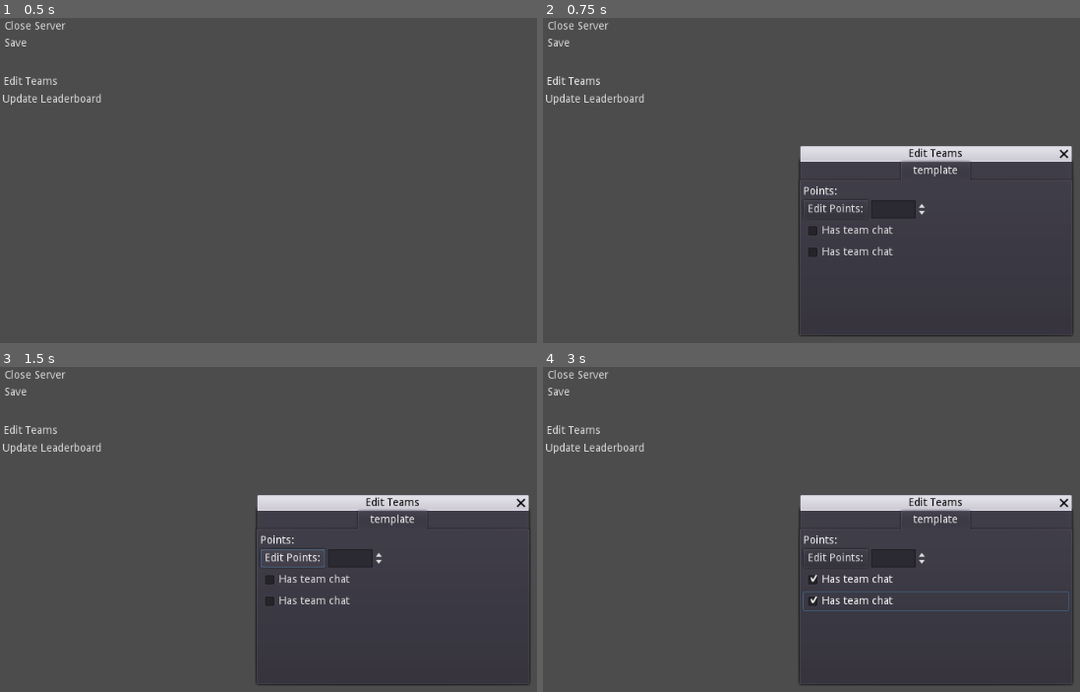
Above: before the commit, frames 1-4 (two rows, left to right).
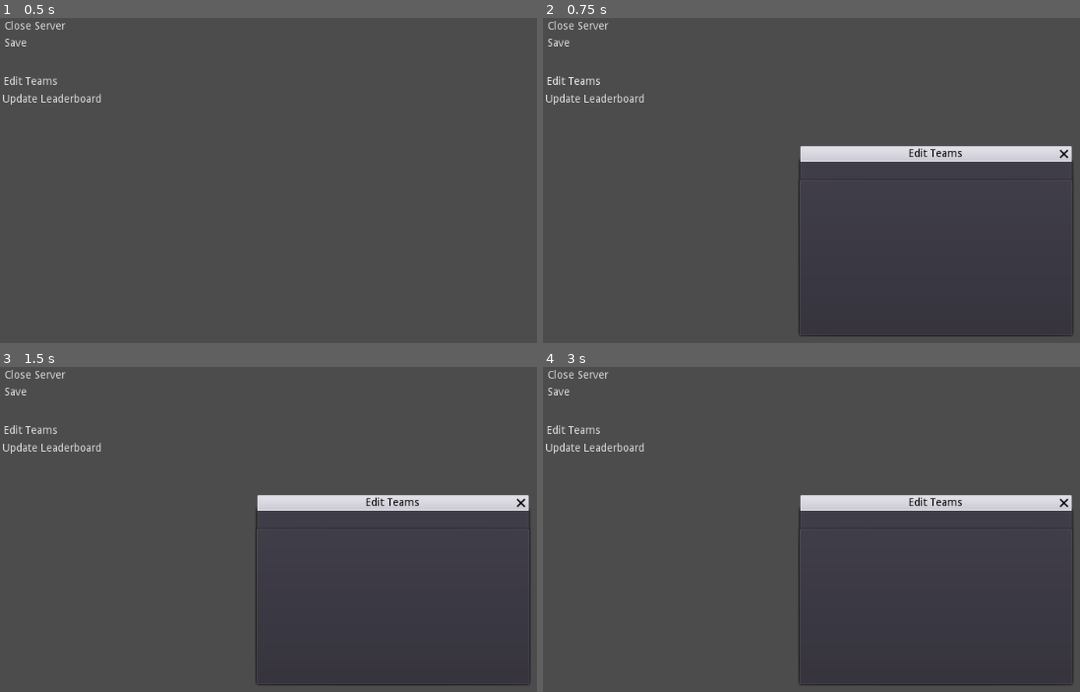
Above: after the commit, the same moments.

Repository: kiesenverseist/discord-game
Game: Godot game, scene res://remote_server/RemoteServer.tscn
The game is run twice, just before and just after one commit, with the same random seed, the same clock (stepped at 60 frames per second) and the same inputs. This scene is started directly instead of the project's main scene.
Inputs (mouse positions are in pixels of both pictures, inside the frame that each line leads up to):
- Up to frame 1 (0.5 s): no input
- Up to frame 2 (0.75 s): click "Edit Teams" at 0.5 s
- Up to frame 3 (1.5 s): click (295, 558) at 1.25 s, where only the run before the commit has a clickable "Edit Points:"
- Up to frame 4 (3 s): click (935, 578) at 2 s, where only the run before the commit has a clickable "Has team chat"; click (935, 601) at 2.75 s, where only the run before the commit has a clickable "Has team chat"

Frame 1 is identical in both runs. In frame 2, 0.8% of the frame differs, in the area x 48-80%, y 43-74%; in frame 3, 0.9%; in frame 4, 1.2%, in the area x 48-98%, y 43-76%.
Error before the commit: Invalid get index 'template' (on base: 'Dictionary'). (res://remote_server/gui.gd:38)

Commit message:
some small server fixes
remote server is kinda broken rn, will fix

Diff:
--- a/discord_sim/remote_server/RemoteServer.gd
+++ b/discord_sim/remote_server/RemoteServer.gd
@@ -4,7 +4,7 @@
 var self_id
 
 func _ready():
-	remote_server.create_client("192.168.8.110", 8181)
+	remote_server.create_client("localhost", 8181)#"192.168.8.110", 8181)
 	get_tree().network_peer = remote_server
 	self_id = get_tree().get_network_unique_id()
 
--- a/discord_sim/remote_server/RemoteServer.tscn
+++ b/discord_sim/remote_server/RemoteServer.tscn
@@ -61,52 +61,7 @@
 [node name="TabContainer" type="TabContainer" parent="GUI/TeamsWindow"]
 anchor_right = 1.0
 anchor_bottom = 1.0
-
-[node name="template" type="VBoxContainer" parent="GUI/TeamsWindow/TabContainer"]
-anchor_right = 1.0
-anchor_bottom = 1.0
-margin_left = 4.0
-margin_top = 32.0
-margin_right = -4.0
-margin_bottom = -4.0
-
-[node name="Points" type="Label" parent="GUI/TeamsWindow/TabContainer/template"]
-margin_right = 345.0
-margin_bottom = 14.0
-text = "Points:"
-
-[node name="HBoxContainer" type="HBoxContainer" parent="GUI/TeamsWindow/TabContainer/template"]
-margin_top = 18.0
-margin_right = 345.0
-margin_bottom = 42.0
-
-[node name="Button" type="Button" parent="GUI/TeamsWindow/TabContainer/template/HBoxContainer"]
-margin_right = 84.0
-margin_bottom = 24.0
-text = "Edit Points:"
-
-[node name="SpinBox" type="SpinBox" parent="GUI/TeamsWindow/TabContainer/template/HBoxContainer"]
-margin_left = 88.0
-margin_right = 162.0
-margin_bottom = 24.0
-min_value = -100.0
-value = 1.0
-
-[node name="TeamChat" type="CheckBox" parent="GUI/TeamsWindow/TabContainer/template"]
-margin_top = 46.0
-margin_right = 345.0
-margin_bottom = 70.0
-text = "Has team chat"
-
-[node name="VoiceChat" type="CheckBox" parent="GUI/TeamsWindow/TabContainer/template"]
-margin_top = 74.0
-margin_right = 345.0
-margin_bottom = 98.0
-text = "Has team chat"
 [connection signal="pressed" from="GUI/Exit" to="GUI" method="_on_Exit_pressed"]
 [connection signal="pressed" from="GUI/Save" to="GUI" method="_on_Save_pressed"]
 [connection signal="pressed" from="GUI/OpenTeams" to="GUI" method="_on_OpenTeams_pressed"]
 [connection signal="pressed" from="GUI/UpdateLeaderboard" to="GUI" method="_on_UpdateLeaderboard_pressed"]
-[connection signal="pressed" from="GUI/TeamsWindow/TabContainer/template/HBoxContainer/Button" to="GUI" method="_on_EditPoints_pressed"]
-[connection signal="toggled" from="GUI/TeamsWindow/TabContainer/template/TeamChat" to="GUI" method="_on_TeamChat_toggled"]
-[connection signal="toggled" from="GUI/TeamsWindow/TabContainer/template/VoiceChat" to="GUI" method="_on_VoiceChat_toggled"]
--- a/discord_sim/remote_server/gui.gd
+++ b/discord_sim/remote_server/gui.gd
@@ -8,9 +8,10 @@
 
 func start():
 	var ts = da.teams
+	var tmp = preload("res://remote_server/ui/team_edit.tscn")
 	for t in ts:
 		var nt = $TeamsWindow/TabContainer/template.duplicate()
-		nt.name = t.name
+		nt.name = t
 	$TeamsWindow/TabContainer/template.queue_free()
 
 	set_process(true)
@@ -18,9 +19,12 @@
 func _process(delta):
 	var t = da.teams
 	for c in $TeamsWindow/TabContainer.get_children():
-		c.get_node("Points").text = "Points: " + str(t[c.name].points)
-		c.get_node("TeamChat").pressed = t[c.name].data["flag_chat"]
-		c.get_node("VoiceChat").pressed = t[c.name].data["flag_vc"]
+		if c.name == "template":
+			c.queue_free()
+		else:
+			c.get_node("Points").text = "Points: " + str(t[c.name].points)
+			c.get_node("TeamChat").pressed = t[c.name].data["flag_chat"]
+			c.get_node("VoiceChat").pressed = t[c.name].data["flag_vc"]
 
 func _on_Exit_pressed():
 	da.rpc("close_server")
--- /dev/null
+++ b/discord_sim/remote_server/ui/team_edit.tscn
@@ -0,0 +1,43 @@
+[gd_scene format=2]
+
+[node name="template" type="VBoxContainer"]
+anchor_right = 1.0
+anchor_bottom = 1.0
+margin_left = 4.0
+margin_top = 32.0
+margin_right = -4.0
+margin_bottom = -4.0
+
+[node name="Points" type="Label" parent="."]
+margin_right = 345.0
+margin_bottom = 14.0
+text = "Points:"
+
+[node name="HBoxContainer" type="HBoxContainer" parent="."]
+margin_top = 18.0
+margin_right = 345.0
+margin_bottom = 42.0
+
+[node name="Button" type="Button" parent="HBoxContainer"]
+margin_right = 84.0
+margin_bottom = 24.0
+text = "Edit Points:"
+
+[node name="SpinBox" type="SpinBox" parent="HBoxContainer"]
+margin_left = 88.0
+margin_right = 162.0
+margin_bottom = 24.0
+min_value = -100.0
+value = 1.0
+
+[node name="TeamChat" type="CheckBox" parent="."]
+margin_top = 46.0
+margin_right = 345.0
+margin_bottom = 70.0
+text = "Has team chat"
+
+[node name="VoiceChat" type="CheckBox" parent="."]
+margin_top = 74.0
+margin_right = 345.0
+margin_bottom = 98.0
+text = "Has team chat"
--- a/discord_sim/server/Discord.gd
+++ b/discord_sim/server/Discord.gd
@@ -75,7 +75,7 @@
 	ws.send_data(send_update)
 
 func update_loop():
-	get_tree().create_timer(60).connect("timeout", self, "leaderboard_loop")
+	get_tree().create_timer(60).connect("timeout", self, "update_loop")
 	print("current time is: ", str(OS.get_time()))
 
 	#update leaderboard
@@ -94,19 +94,20 @@
 	var t = da.teams
 
 	for team in t:
-		if team.data["flag_vc"]:
-			if not channels[team.name].has("team-vc"):
+		if t[team].data["flag_vc"]:
+			if not channels[team].has("team-vc"):
 				ws.send_data({
 					"type" : "create_channel",
 					"channel_type" : "vc",
-
+					"category_name" : team,
+					"channel_name" : "team-vc"
 				})
 		else:
-			if channels[team.name].has("team-vc"):
+			if channels[team].has("team-vc"):
 				pass
-		if team.data["flag_chat"]:
-			if not channels[team.name].has("team-chat"):
+		if t[team].data["flag_chat"]:
+			if not channels[team].has("team-chat"):
 				pass
 		else:
-			if channels[team.name].has("team-chat"):
+			if channels[team].has("team-chat"):
 				pass
